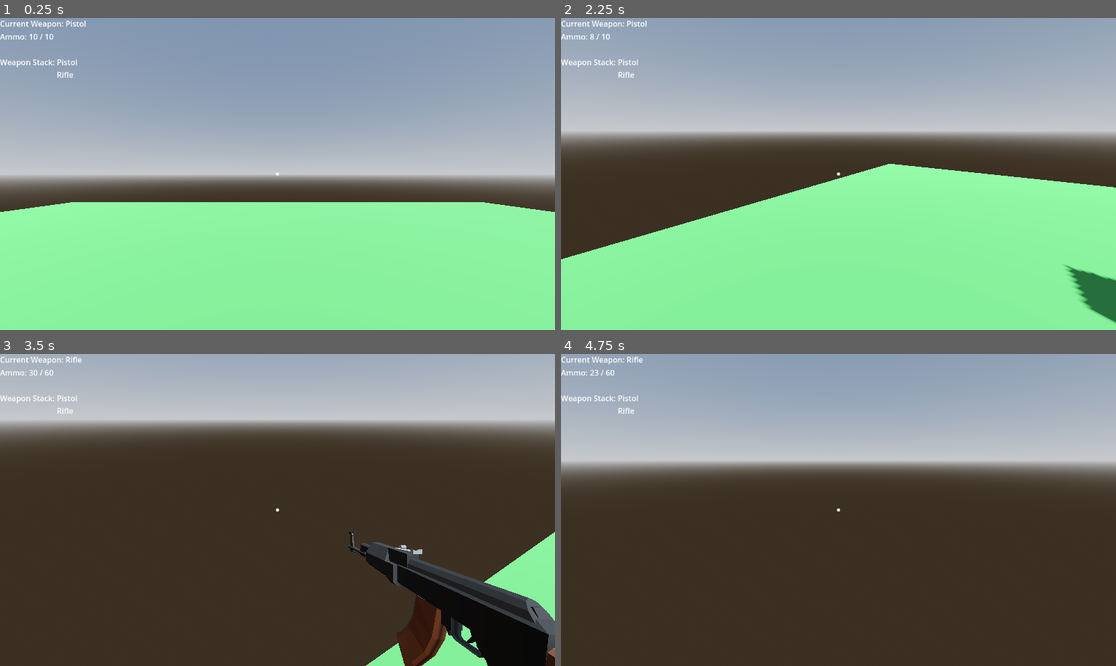
Above: before the commit, frames 1-4 (two rows, left to right).
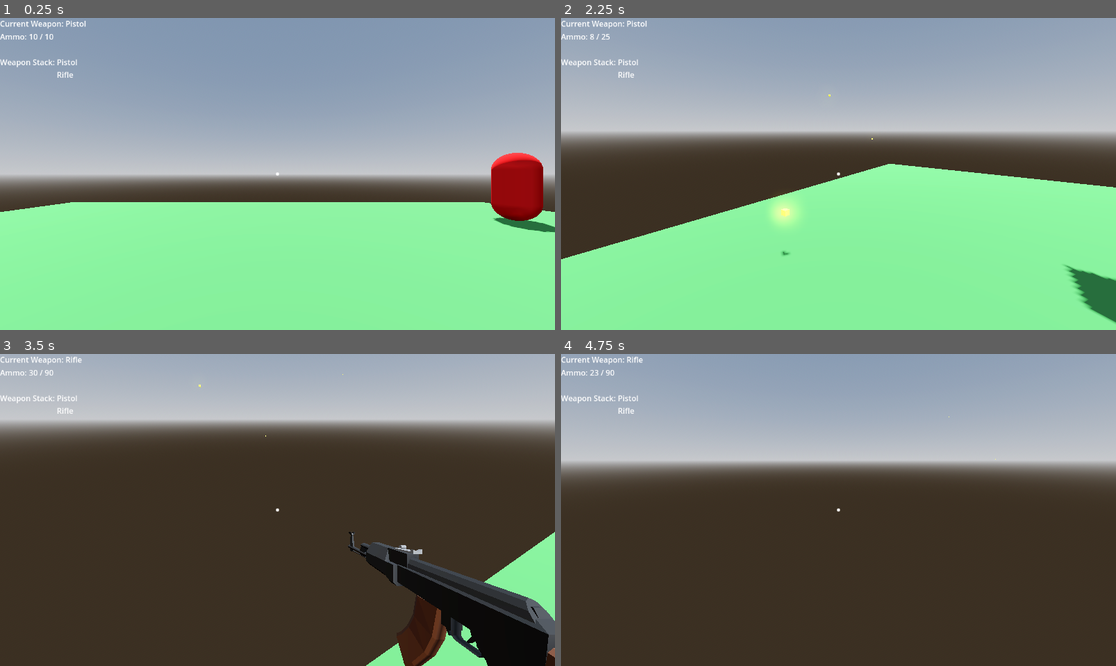
Above: after the commit, the same moments.

Repository: JunH0128/ShooterGame
Game: Godot game, scene res://Game.tscn
Two runs of this game, one before a commit and one after it. Both use one fixed random seed, a clock stepped at 60 frames per second and the inputs below.
Inputs (mouse positions are in pixels of both pictures, inside the frame that each line leads up to):
- Up to frame 1 (0.25 s): no input
- Up to frame 2 (2.25 s): tap Enter (ui_accept) at 0.5, 0.77, 1.52 s; move the mouse to (960, 158) at 0.52 s; press the mouse at (960, 158) at 0.53 s; hold D (right) 0.53-1.28 s; move the mouse to (810, 174) at 1.27 s; release the mouse at (810, 174) at 1.28 s; hold W (up) from 1.28 s (still down); tap Mouse wheel down (Weapon_Down) at 1.35 s; click (810, 174) at 1.55 s; move the mouse to (849, 167) at 2.02 s; hold Mouse wheel up (Weapon_Up) from 2.03 s (still down)
- Up to frame 3 (3.5 s): keep holding W (up); click (288, 503) at 2.3 s; move the mouse to (271, 516) at 2.77 s; release Mouse wheel up (Weapon_Up) at 2.78 s; click (271, 516) at 2.85 s; tap Enter (ui_accept) at 3.02 s
- Up to frame 4 (4.75 s): keep holding W (up); move the mouse to (877, 513) at 3.52 s; press the mouse at (877, 513) at 3.53 s; tap Enter (ui_accept) at 3.77, 4.52 s; move the mouse to (794, 506) at 4.27 s; release the mouse at (794, 506) at 4.28 s; tap Mouse wheel down (Weapon_Down) at 4.35 s; click (794, 506) at 4.55 s

The runs differ from the first frame. In frame 1, 2.1% of the frame differs, in the area x 88-100%, y 43-69%; in frame 2, 0.4%; in frame 3, less than 0.1%; in frame 4, less than 0.1%.

Commit message:
working on enemy
working on the enemy trying to shoot player with ammo but havent got it work yet fixing the ammo problem

Diff:
--- a/shooter-game/Game.tscn
+++ b/shooter-game/Game.tscn
@@ -1,8 +1,9 @@
-[gd_scene load_steps=10 format=3 uid="uid://bfkvb4bbcc84b"]
+[gd_scene load_steps=11 format=3 uid="uid://bfkvb4bbcc84b"]
 
 [ext_resource type="PackedScene" uid="uid://dipi6emcgss2g" path="res://Player.tscn" id="1_wbfu4"]
 [ext_resource type="PackedScene" uid="uid://ckfx4lqmjogmj" path="res://Cube.tscn" id="2_xkndl"]
 [ext_resource type="PackedScene" uid="uid://57xfnn2pyd4b" path="res://ammo.tscn" id="3_u44n3"]
+[ext_resource type="PackedScene" uid="uid://xn2h3wbtcfn5" path="res://enemy.tscn" id="4_sb48q"]
 
 [sub_resource type="ProceduralSkyMaterial" id="ProceduralSkyMaterial_4ahdr"]
 sky_horizon_color = Color(0.64625, 0.65575, 0.67075, 1)
@@ -52,3 +53,6 @@
 
 [node name="Area3D" parent="." instance=ExtResource("3_u44n3")]
 transform = Transform3D(1, 0, 0, 0, 1, 0, 0, 0, 1, 2.84861, 0.0177813, 1.49356)
+
+[node name="Enermy" parent="." instance=ExtResource("4_sb48q")]
+transform = Transform3D(1, 0, 0, 0, 1, 0, 0, 0, 1, 7.03748, 1, -6.09443)
--- a/shooter-game/ammo.tscn
+++ b/shooter-game/ammo.tscn
@@ -4,15 +4,16 @@
 [ext_resource type="PackedScene" uid="uid://131ianupjkfc" path="res://Assets/Pistol Ammo.glb" id="2_cuwaw"]
 
 [sub_resource type="BoxShape3D" id="BoxShape3D_rfx0k"]
-size = Vector3(1, 1, 0.535034)
+size = Vector3(0.318298, 0.347412, 0.444061)
 
 [node name="Area3D" type="Area3D"]
 script = ExtResource("1_rfx0k")
 
 [node name="Root Scene" parent="." instance=ExtResource("2_cuwaw")]
+transform = Transform3D(2, 0, 0, 0, 2, 0, 0, 0, 2, 0, 0, 0)
 
 [node name="CollisionShape3D" type="CollisionShape3D" parent="."]
-transform = Transform3D(0.454119, 0, 0, 0, 0.636145, 0, 0, 0, 1, 0, 0, -0.232483)
+transform = Transform3D(2, 0, 0, 0, 2, 0, 0, 0, 2, 0.0256958, 0.412842, -0.160492)
 shape = SubResource("BoxShape3D_rfx0k")
 
 [connection signal="body_entered" from="." to="." method="_on_body_entered"]
--- /dev/null
+++ b/shooter-game/enemy.gd
@@ -0,0 +1,67 @@
+extends Node3D
+
+@onready var detection_area = $DetectionRange
+@onready var shoot_timer = $ShootTimer
+@onready var muzzle = $Muzzle
+@export var bullet_scene: PackedScene
+@export var ammo_scene: PackedScene
+@export var shooting_interval: float = 0.5
+
+var player_in_range = false
+var player_ref: Node3D = null
+var Health = 5
+
+func _ready():
+	# Connect signals for detection area
+	detection_area.body_entered.connect(_on_body_entered)
+	detection_area.body_exited.connect(_on_body_exited)
+
+	# Set the timer interval for shooting
+	shoot_timer.wait_time = shooting_interval
+	shoot_timer.timeout.connect(_on_shoot_timer_timeout)
+
+func _on_body_entered(body):
+	# When the player enters detection range, start the timer to shoot
+	if body.name == "Player":  # Check if the body is the player
+		player_in_range = true
+		player_ref = body
+		shoot_timer.start()
+
+func _on_body_exited(body):
+	# Stop shooting when player leaves detection range
+	if body == player_ref:
+		player_in_range = false
+		shoot_timer.stop()
+		player_ref = null
+
+func _on_shoot_timer_timeout():
+	# Shoot at the player if they are in range
+	if player_in_range and player_ref:
+		shoot_at_player()
+
+func Hit_Successful(Damage):
+	Health -= Damage
+	print("Target Health: " + str(Health))
+
+	if Health <= 0:
+		spawn_ammo()
+		queue_free()
+
+func spawn_ammo():
+	var ammo = ammo_scene.instantiate()
+	ammo.global_position = global_position
+	get_tree().current_scene.add_child(ammo)
+
+func shoot_at_player():
+	# Calculate direction to the player
+	var direction = (player_ref.global_position - muzzle.global_position).normalized()
+
+	# Instantiate a new bullet from the scene
+	var bullet = bullet_scene.instantiate()
+	bullet.global_position = muzzle.global_position
+
+	# Set the bullet's direction to the player
+	bullet.direction = direction
+
+	# Add bullet to the scene
+	get_tree().current_scene.add_child(bullet)
--- /dev/null
+++ b/shooter-game/enemy.tscn
@@ -0,0 +1,41 @@
+[gd_scene load_steps=8 format=3 uid="uid://xn2h3wbtcfn5"]
+
+[ext_resource type="Script" uid="uid://bx86i460djcey" path="res://enemy.gd" id="1_n7rjl"]
+[ext_resource type="PackedScene" uid="uid://cgo6wamwp85w5" path="res://enemy_bullet.tscn" id="2_4887i"]
+[ext_resource type="PackedScene" uid="uid://57xfnn2pyd4b" path="res://ammo.tscn" id="3_yrwjn"]
+
+[sub_resource type="StandardMaterial3D" id="StandardMaterial3D_yrwjn"]
+albedo_color = Color(0.924241, 0.0199639, 0, 1)
+
+[sub_resource type="CapsuleMesh" id="CapsuleMesh_4887i"]
+material = SubResource("StandardMaterial3D_yrwjn")
+
+[sub_resource type="CapsuleShape3D" id="CapsuleShape3D_yrwjn"]
+
+[sub_resource type="SphereShape3D" id="SphereShape3D_n7rjl"]
+
+[node name="Enemy" type="CharacterBody3D" groups=["Target"]]
+collision_layer = 4
+collision_mask = 7
+script = ExtResource("1_n7rjl")
+bullet_scene = ExtResource("2_4887i")
+ammo_scene = ExtResource("3_yrwjn")
+
+[node name="MeshInstance3D" type="MeshInstance3D" parent="."]
+mesh = SubResource("CapsuleMesh_4887i")
+
+[node name="CollisionShape3D" type="CollisionShape3D" parent="."]
+shape = SubResource("CapsuleShape3D_yrwjn")
+
+[node name="ShootTimer" type="Timer" parent="."]
+
+[node name="Muzzle" type="Marker3D" parent="."]
+
+[node name="DetectionRange" type="Area3D" parent="."]
+
+[node name="CollisionShape3D" type="CollisionShape3D" parent="DetectionRange"]
+transform = Transform3D(20, 0, 0, 0, 20, 0, 0, 0, 20, 0, 0, 0)
+shape = SubResource("SphereShape3D_n7rjl")
+
+[connection signal="body_entered" from="DetectionRange" to="." method="_on_detection_range_body_entered"]
+[connection signal="body_exited" from="DetectionRange" to="." method="_on_detection_range_body_exited"]
--- /dev/null
+++ b/shooter-game/enemy_bullet.gd
@@ -0,0 +1,18 @@
+extends Node3D
+
+@export var speed: float = 20.0
+@export var damage: int = 1
+var direction: Vector3 = Vector3.ZERO
+
+func _ready():
+	# Initialize bullet speed and direction here
+	rotation_degrees.y = 0  # Ensure the bullet is aligned correctly at the start
+
+func _process(delta):
+	# Move the bullet in the direction it's facing
+	translate(direction * speed * delta)
+
+func _on_body_entered(body: Node) -> void:
+	if body.is_in_group("Player"):
+		#body.take_damage(damage)
+		queue_free()
--- /dev/null
+++ b/shooter-game/enemy_bullet.tscn
@@ -0,0 +1,31 @@
+[gd_scene load_steps=5 format=3 uid="uid://cgo6wamwp85w5"]
+
+[ext_resource type="Script" uid="uid://4e70vhe5hexh" path="res://enemy_bullet.gd" id="1_1xapl"]
+
+[sub_resource type="BoxMesh" id="BoxMesh_q8176"]
+
+[sub_resource type="StandardMaterial3D" id="StandardMaterial3D_eueod"]
+albedo_color = Color(1, 1, 0.337255, 1)
+emission_enabled = true
+emission = Color(0.996078, 0.992157, 0, 1)
+emission_energy_multiplier = 5.0
+
+[sub_resource type="CapsuleShape3D" id="CapsuleShape3D_iddtg"]
+radius = 0.327274
+height = 1.52778
+
+[node name="EnemyBullet" type="Area3D"]
+collision_layer = 4
+collision_mask = 5
+script = ExtResource("1_1xapl")
+
+[node name="MeshInstance3D" type="MeshInstance3D" parent="."]
+transform = Transform3D(-4.07437e-09, 0, -0.0785115, 0, 0.0849984, 0, 0.0932107, 0, -3.43185e-09, 2.35063e-08, 0, -0.0656676)
+mesh = SubResource("BoxMesh_q8176")
+surface_material_override/0 = SubResource("StandardMaterial3D_eueod")
+
+[node name="CollisionShape3D" type="CollisionShape3D" parent="."]
+transform = Transform3D(5.14758e-16, 3.05723e-09, -0.252717, 0.26941, -3.05723e-09, -1.00974e-28, -1.17763e-08, -0.0699414, -1.10466e-08, 2.35063e-08, 0, -0.0656676)
+shape = SubResource("CapsuleShape3D_iddtg")
+
+[connection signal="body_entered" from="." to="." method="_on_body_entered"]
Not shown, added: shooter-game/enemy.gd.uid
Not shown, added: shooter-game/enemy_bullet.gd.uid
